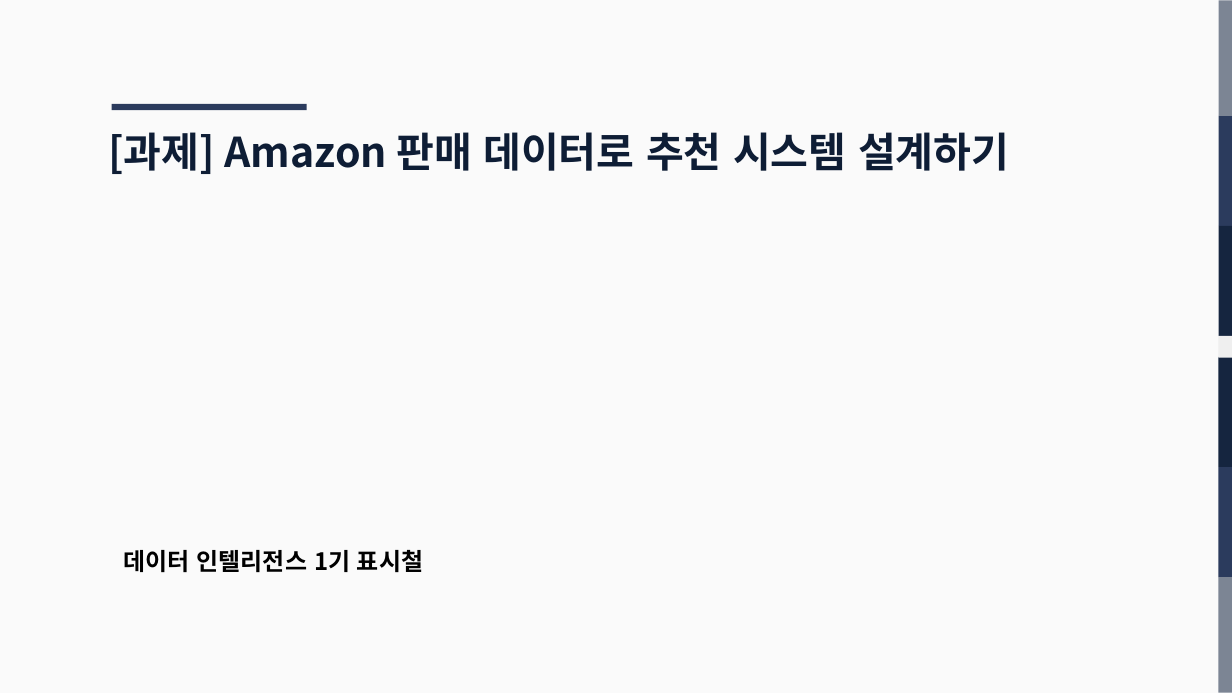
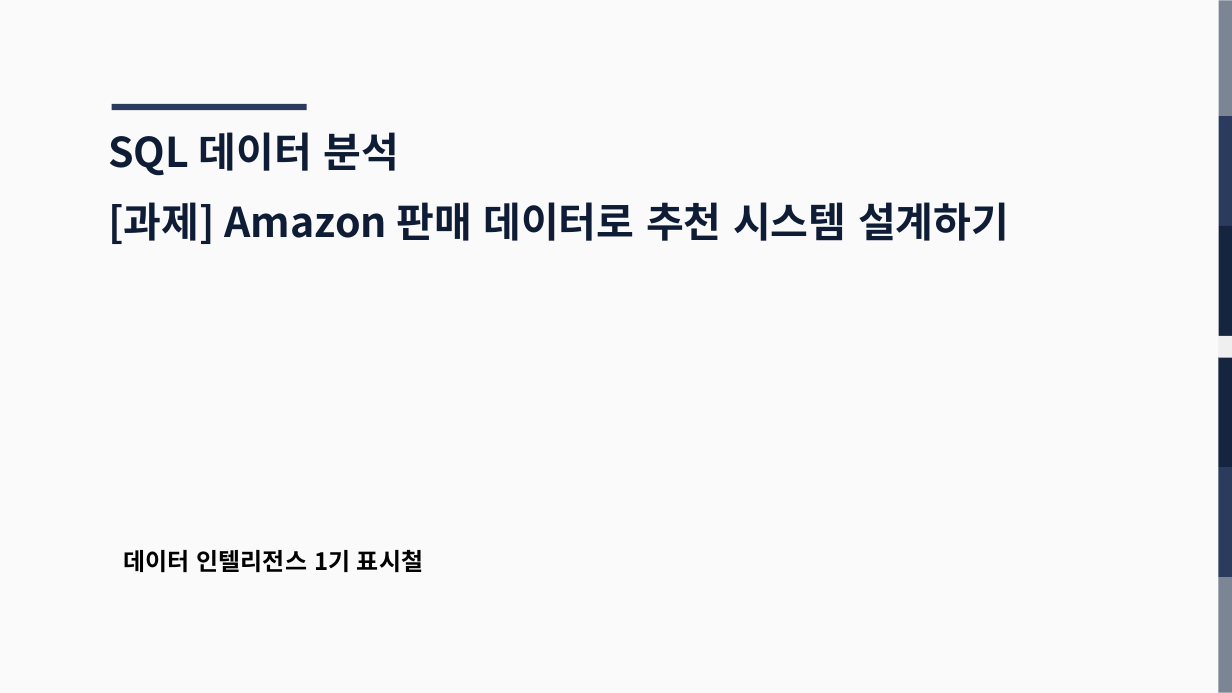
Before and after one commit to Sicheol-Pyo/ai-data-bootcamp, a slide deck: slide 1 of D031_SQL_Report/D031_SQL_Report(표시철).pptx. Drawn at 1232x693 pixels with LibreOffice and Linux fonts; fonts in the diff are those of the drawing. Boxes give left, top, right and bottom in pixels: in the first picture for what was removed or moved away, otherwise in the second. Text is boxed around its words. In the diff, an @@ line names an element or a change of style, - is before the commit and + after.

Commit message:
D031 SQL 과제 파일 수정본 업로드

```diff
--- a/D031_SQL_Report/D031_SQL_Report(표시철).pptx
+++ b/D031_SQL_Report/D031_SQL_Report(표시철).pptx
@@ text at (x1=108, y1=132, x2=400, y2=176): paragraph added @@
+SQL 데이터 분석
@@ text at (x1=108, y1=202, x2=1009, y2=244): more space between paragraphs @@
```
Also in this commit, not shown: 7 other slides changed, 1 slide added, 3 other files.
